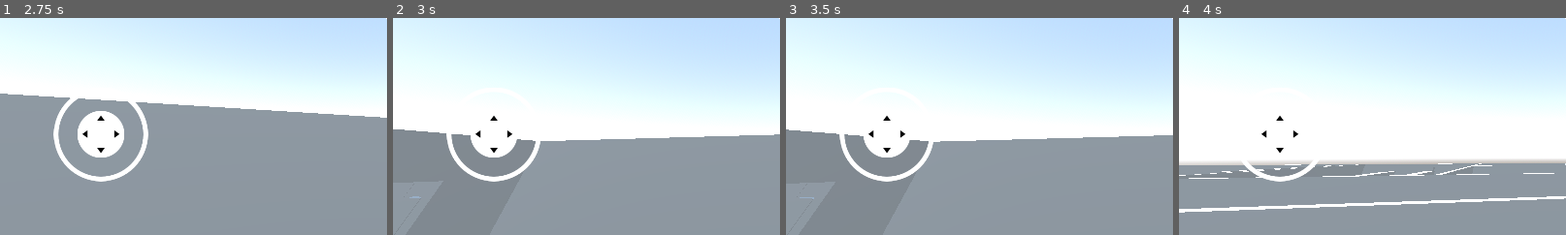
Above: before the commit, frames 1-4 (left to right).
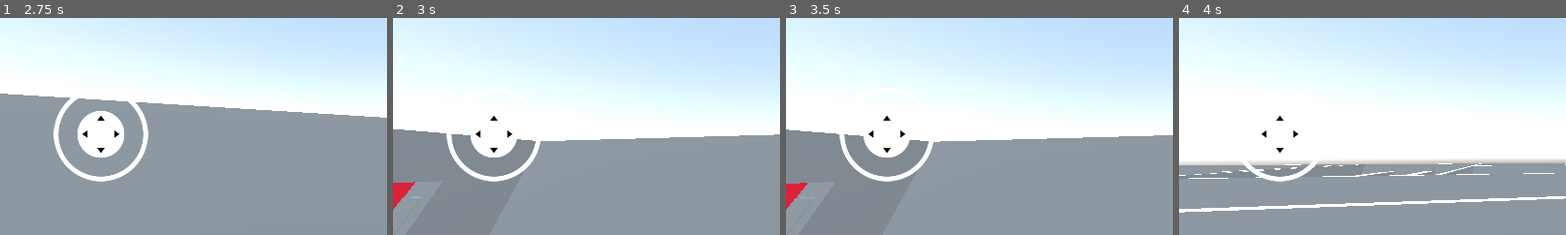
Above: after the commit, the same moments.

Repository: Joshua00013/WhiteHatSimulator
Game: Godot game, scene res://Main Menu/main_menu.tscn
Same seed, same stepped clock (60 frames per second), same inputs: the game is played once before the commit and once after it. The engine's default icon, where the game draws it, is replaced by a stand-in: a white triangle on a blue panel in a dark square.
Inputs (mouse positions are % of the whole screen's width and height, from its top left):
- Up to frame 1 (2.75 s): click "Start Game" at 0.5 s; tap Enter (ui_accept) at 1.25 s; move the mouse to (49, 52) at 1.27 s; hold C (crouch) 1.28-2.03 s; hold W (move_forward) from 1.28 s (still down); tap Space (jump) at 1.52, 2.27 s; move the mouse to (57, 51) at 2.02 s; tap E (interact) at 2.1 s
- Up to frame 2 (3 s): keep holding W (move_forward); move the mouse to (42, 49) at 2.77 s; hold Shift (sprint) from 2.78 s (still down)
- Up to frame 3 (3.5 s): keep holding W (move_forward); keep holding Shift (sprint)
- Up to frame 4 (4 s): move the mouse to (51, 50) at 3.52 s; release W (move_forward) at 3.53 s; release Shift (sprint) at 3.53 s; hold A (strafe_left) from 3.53 s (still down); tap F at 3.6 s; tap Space (jump) at 3.77 s
The pictures show only the part of the screen within x 0-50%, y 50-100%; the shares and areas given below are measured in that part.

Frame 1 is identical in both runs. In frame 2, 0.4% of the frame differs, in the area x 0-6%, y 75-89%; in frame 3, 0.3%; in frame 4, nothing differs.

Commit message:
Door color changed

Diff:
--- a/Scenes/interactables/door.tscn
+++ b/Scenes/interactables/door.tscn
@@ -1,7 +1,10 @@
-[gd_scene load_steps=4 format=3 uid="uid://bf4oi4dwpoim7"]
+[gd_scene load_steps=5 format=3 uid="uid://bf4oi4dwpoim7"]
 
 [ext_resource type="Script" uid="uid://5e4wj5qybo0p" path="res://Scripts/Interactables/door.gd" id="1_rf133"]
 [ext_resource type="PackedScene" uid="uid://d1ealwjtxgtib" path="res://Components/interactable.tscn" id="2_d8yqa"]
+
+[sub_resource type="StandardMaterial3D" id="StandardMaterial3D_rf133"]
+albedo_color = Color(0.908249, 0, 0.156668, 1)
 
 [sub_resource type="ConcavePolygonShape3D" id="ConcavePolygonShape3D_luj2e"]
 data = PackedVector3Array(-0.807375, -0.262451, 1.6897, -0.807375, -0.262451, -1.6897, -0.807375, 0.262451, -1.6897, 0. …(968 unchanged characters)…
@@ -13,6 +16,7 @@
 transform = Transform3D(7.54979e-08, 1, 4.37114e-08, 0, -4.37114e-08, 1, 1, -7.54979e-08, -3.30012e-15, 0, 1.68914, 0.796034)
 use_collision = true
 size = Vector3(1.61475, 0.524902, 3.37939)
+material = SubResource("StandardMaterial3D_rf133")
 
 [node name="Interactable" parent="." instance=ExtResource("2_d8yqa")]
 
